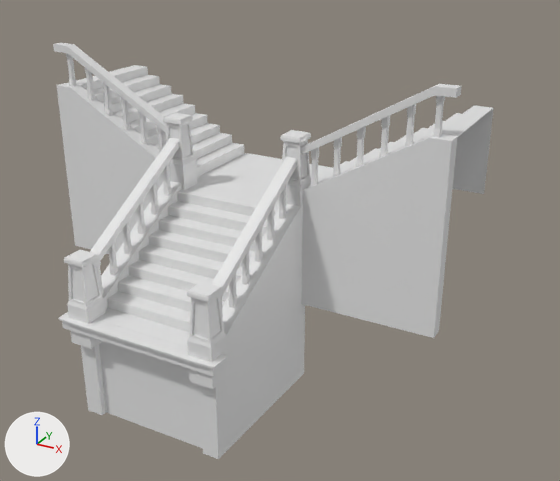
A saved change to the FBX model FindMe/Assets/Models/Museum_Pieces/Museum_Stairs_Split.fbx.
One viewpoint serves both versions: a camera (50 mm lens) standing at (9.99, -13.84, 9.19) and looking at (1.35, 1.88, 1.33). Every picture has the same lights, and +X, +Y and +Z are marked at lower left. The older version comes first. Where no turn or scale is listed for an object, it has been applied to the vertices. Vertices at exactly the same position are counted once.

Before the edit, the objects in view are built like this:
```python
ob_cube = bpy.data.objects.new('Cube', me_cube_001)
ob_cube.location = (0.0, 0.0, 0.0)
ob_cube_004 = bpy.data.objects.new('Cube.004', me_cube_019)
ob_cube_004.location = (1.72, -1.54, 1.07)
ob_cube_005 = bpy.data.objects.new('Cube.005', me_cube_006)
ob_cube_005.location = (3.56, 3.62, 2.2)
ob_cube_005.rotation_euler = (-3.142, 0.0, -1.571)  # degrees (-180, 0, -90)
ob_cube_005.scale = (-1.0, -1.0, -1.0)
ob_cube_006 = bpy.data.objects.new('Cube.006', me_cube_007)
ob_cube_006.location = (2.23, 1.99, 3.31)
ob_cube_006.rotation_euler = (-3.142, 0.0, -1.571)  # degrees (-180, 0, -90)
ob_cube_006.scale = (-0.0775, -0.0775, -0.584)
ob_cube_007 = bpy.data.objects.new('Cube.007', me_cube_016)
ob_cube_007.location = (-3.59, 3.62, 2.2)
ob_cube_012 = bpy.data.objects.new('Cube.012', me_cube_017)
ob_cube_012.location = (-2.26, 1.99, 3.31)
ob_cube_013 = bpy.data.objects.new('Cube.013', me_cube_020)
ob_cube_013.location = (0.0, 0.0, 0.0)
# me_cube_006
# before: 7 (-1.81, 1.97, 3.25) at pixel (456, 97), 9 (-1.52, 1.97, 3.25) at pixel (460, 94), 11 (-1.81, 1.97, 3.45) at pixel (457, 88), 12 (-1.52, 1.97, 3.45) at pixel (461, 85), 18 (-1.81, 1.49, 3.24) at pixel (433, 95)
# before: 19 (-1.52, 1.49, 3.24), 20 (-1.81, 1.49, 3.43) at pixel (434, 86), 21 (-1.52, 1.49, 3.43) at pixel (439, 83)
# me_cube_016
# before: 7 (-1.97, -1.81, 3.25) at pixel (53, 51), 9 (-1.97, -1.52, 3.25), 11 (-1.97, -1.81, 3.45) at pixel (53, 44), 12 (-1.97, -1.52, 3.45) at pixel (60, 42), 18 (-1.49, -1.81, 3.24) at pixel (67, 53)
# before: 19 (-1.49, -1.52, 3.24), 20 (-1.49, -1.81, 3.43) at pixel (66, 46), 21 (-1.49, -1.52, 3.43) at pixel (74, 44)
# also in view: 'Cube.003' at (1.78, -0.05, 0.63); 'Cube.002' at (-1.66, -0.1, 1.89); 'Cube.011' at (-1.67, 1.96, 3.02); 'Cube.010' at (1.73, 1.96, 3.02); 'Cube.008' at (-1.65, -2.02, 0.71)
```
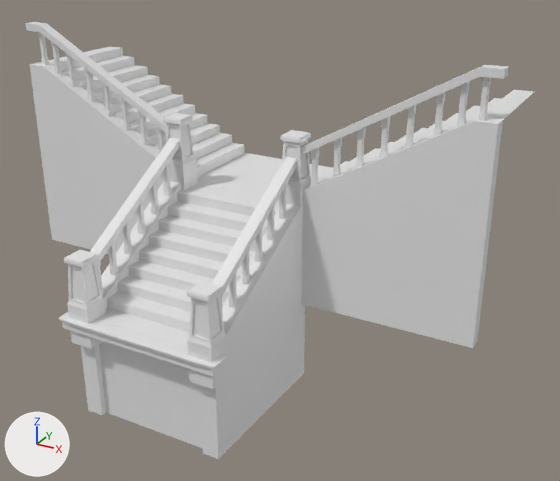
Location of each change, (x1, y1, x2, y2) in pixels of the pictures (560 x 481 px; the box of a moved part takes in the faces that stretch with it):
'Cube.005', reshaped (29% wider, 11% taller): before (301, 84, 462, 338); after (301, 65, 509, 348)
'Cube.013', reshaped (16% wider, 7% taller): before (76, 68, 488, 347); after (49, 49, 529, 347)
'Cube', reshaped (11% wider): before (58, 65, 494, 449); after (49, 46, 534, 449)
'Cube.007', reshaped (23% wider, 10% taller): before (53, 43, 167, 254); after (26, 22, 167, 254)
'Cube.006', reshaped (35% wider, 21% taller): before (310, 96, 445, 187); after (310, 77, 492, 187)
'Cube.012', reshaped (28% wider, 21% taller): before (66, 53, 165, 151); after (38, 32, 165, 151)
part 1 of me_cube_006, moved or reshaped: before (301, 84, 462, 155); after (301, 65, 509, 155)
part 2 of me_cube_006, moved or reshaped: before (360, 135, 457, 338); after (361, 118, 503, 348)
part 3 of me_cube_001, built on: before (447, 108, 494, 196); after (49, 46, 534, 120)
part 4 of me_cube_020, built on: after (49, 49, 137, 84)
part 5 of me_cube_020, added: after (466, 94, 529, 122)
part 6 of me_cube_007, added: after (457, 81, 470, 127)
part 7 of me_cube_007, added: after (478, 77, 492, 121)
part 8 of me_cube_016, moved or reshaped: before (53, 43, 167, 133); after (26, 22, 167, 133)
part 9 of me_cube_016, moved or reshaped: before (57, 83, 156, 246); after (29, 62, 156, 246)
part 10 of me_cube_017, added: after (51, 41, 62, 75)
part 11 of me_cube_017, added: after (38, 32, 49, 65)

Edits to the bpy script that builds the scene:
```text
Change me_cube_006:
    used by ob_cube_005; location = (3.56, 3.62, 2.2); rotation_euler = (-3.142, 0.0, -1.571), in degrees (-180, 0, -90); scale = (-1.0, -1.0, -1.0)
    remove me_cube_006.from_pydata(...)  # 22 vertices, 16 faces; spans x -1.86..-1.47, y -2.09..1.97, z -2.45..3.45
    add me_cube_006.from_pydata(...)  # 22 vertices, 16 faces; spans x -1.86..-1.47, y -2.09..2.9, z -2.45..3.93
    me_cube_006 part 1
    add for i in [*range(18, 22)]: me_cube_006.vertices[i].co += Vector((0.0, 0.91, 0.48))
    add for i in [7, 9, 11, 12]: me_cube_006.vertices[i].co += Vector((0.0, 0.92, 0.48))
    me_cube_006 part 2
    me_cube_006.vertices[2].co: (-1.86, 1.97, -2.45) -> (-1.86, 2.9, -2.45)  # pixel (433, 338) -> pixel (472, 348)
    me_cube_006.vertices[5].co: (-1.47, 1.97, -2.45) -> (-1.47, 2.9, -2.45)  # pixel (439, 330) -> pixel (477, 340)
    me_cube_006.vertices[14].co: (-1.86, 1.49, 2.34) -> (-1.86, 2.4, 2.83)  # pixel (429, 138) -> pixel (474, 121)
    me_cube_006.vertices[15].co: (-1.86, 1.97, 2.34) -> (-1.86, 2.89, 2.83)  # pixel (451, 141) -> pixel (498, 124)
    me_cube_006.vertices[16].co: (-1.47, 1.97, 2.34) -> (-1.47, 2.89, 2.83)  # pixel (457, 136) -> pixel (503, 119)
    me_cube_006.vertices[17].co: (-1.47, 1.49, 2.34) -> (-1.47, 2.4, 2.83)  # not seen -> pixel (479, 116)
Change me_cube_020:
    remove me_cube_020.from_pydata(...)  # 756 vertices, 754 faces; spans x -5.56..5.53, y -2.08..4.64, z 0.28..4.52
    add me_cube_020.from_pydata(...)  # 852 vertices, 850 faces; spans x -6.48..6.45, y -2.08..4.64, z 0.28..5.01
    me_cube_020 part 4: 6 vertices removed from x -5.56, y 2.33..4.63, z 4.52; 54 vertices added at x -6.48..-5.55, y 2.33..4.63, z 4.52..5.01
    me_cube_020 part 5: 48 vertices added at x 5.53..6.45, y 2.33..4.63, z 4.76..5.01
Change me_cube_001:
    remove me_cube_001.from_pydata(...)  # 173 vertices, 110 faces; spans x -5.56..5.53, y -2.47..5.24, z -2.45..4.52
    add me_cube_001.from_pydata(...)  # 186 vertices, 114 faces; spans x -6.48..6.45, y -2.47..5.24, z -2.45..5.01
    me_cube_001 part 3
    4 vertices are removed from x -5.56..5.53, y 1.81..5.14, z 2.26
    4 faces are deleted
    9 vertices are added at x -6.48..6.45, y 1.81..5.14, z 4.76..5.01
    8 new vertices lie (0.0, 3.33, 0.0) away from vertices in x -6.48..6.45, y 1.81, z 4.52..5.01
    8 new faces join them
Change me_cube_017:
    remove me_cube_017.from_pydata(...)  # 288 vertices, 240 faces; spans x -2.99..0.08, y -0.08..0.08, z -0.58..2.26
    add me_cube_017.from_pydata(...)  # 384 vertices, 320 faces; spans x -3.93..0.08, y -0.08..0.08, z -0.58..2.76
    me_cube_017 part 10: the loose piece of 48 vertices spanning x -2.99..-2.84, y -0.08..0.08, z 1.09..2.26 is copied, and the copy is moved by (-0.49, 0.0, 0.3); it spans x -3.48..-3.33, y -0.08..0.08, z 1.39..2.55
    me_cube_017 part 11: the loose piece of 48 vertices spanning x -2.99..-2.84, y -0.08..0.08, z 1.09..2.26 is copied, and the copy is moved by (-0.94, 0.0, 0.5); it spans x -3.93..-3.77, y -0.08..0.08, z 1.59..2.76
Change me_cube_007:
    used by ob_cube_006; location = (2.23, 1.99, 3.31); rotation_euler = (-3.142, 0.0, -1.571), in degrees (-180, 0, -90); scale = (-0.0775, -0.0775, -0.584)
    remove me_cube_007.from_pydata(...)  # 288 vertices, 240 faces; spans x -1.0..1.0, y -1.0..38.6, z -1.0..3.9
    add me_cube_007.from_pydata(...)  # 384 vertices, 320 faces; spans x -1.0..1.0, y -1.0..50.6, z -1.0..4.7
    me_cube_007 part 6: the loose piece of 48 vertices spanning x -1.0..1.0, y 36.6..38.6, z 1.9..3.9 is copied, and the copy is moved by (0.0, 6.4, 0.5); it spans x -1.0..1.0, y 42.9..44.9, z 2.3..4.3
    me_cube_007 part 7: the loose piece of 48 vertices spanning x -1.0..1.0, y 36.6..38.6, z 1.9..3.9 is copied, and the copy is moved by (0.0, 12.0, 0.8); it spans x -1.0..1.0, y 48.6..50.6, z 2.7..4.7
Change me_cube_016:
    remove me_cube_016.from_pydata(...)  # 22 vertices, 16 faces; spans x -1.97..2.09, y -1.86..-1.47, z -2.45..3.45
    add me_cube_016.from_pydata(...)  # 22 vertices, 16 faces; spans x -2.89..2.09, y -1.86..-1.47, z -2.45..3.93
    me_cube_016 part 8
    add for i in [7, 9, 11, 12]: me_cube_016.vertices[i].co += Vector((-0.92, 0.0, 0.49))
    add for i in [*range(18, 22)]: me_cube_016.vertices[i].co += Vector((-0.91, 0.0, 0.49))
    me_cube_016 part 9
    me_cube_016.vertices[2].co: (-1.97, -1.86, -2.45) -> (-2.89, -1.86, -2.45)  # pixel (75, 245) -> pixel (51, 239)
    me_cube_016.vertices[5].co: (-1.97, -1.47, -2.45) -> (-2.89, -1.47, -2.45)
    me_cube_016.vertices[14].co: (-1.49, -1.86, 2.34) -> (-2.4, -1.86, 2.83)  # pixel (70, 87) -> pixel (42, 66)
    me_cube_016.vertices[15].co: (-1.97, -1.86, 2.34) -> (-2.89, -1.86, 2.83)  # pixel (56, 85) -> pixel (29, 64)
    me_cube_016.vertices[16].co: (-1.97, -1.47, 2.34) -> (-2.89, -1.47, 2.83)  # pixel (66, 82) -> pixel (39, 62)
    me_cube_016.vertices[17].co: (-1.49, -1.47, 2.34) -> (-2.4, -1.47, 2.83)  # pixel (79, 84) -> pixel (53, 63)
```
